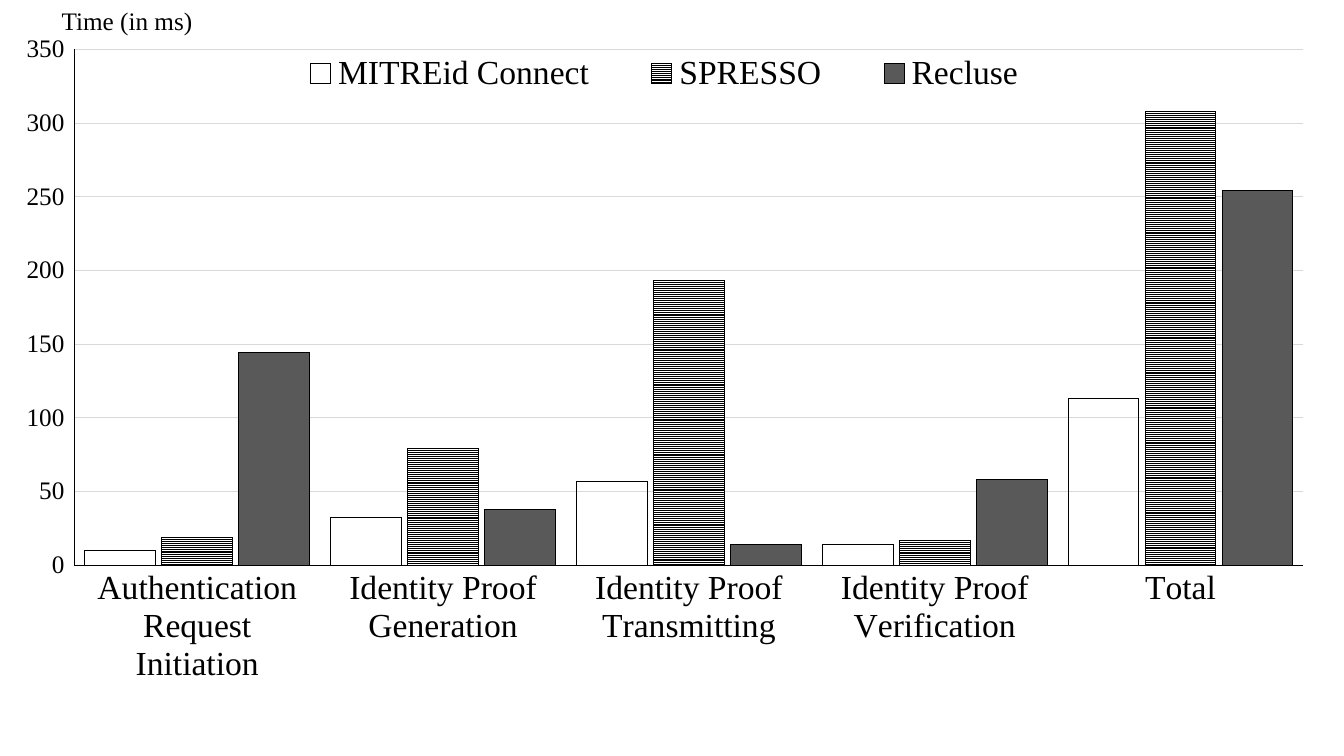
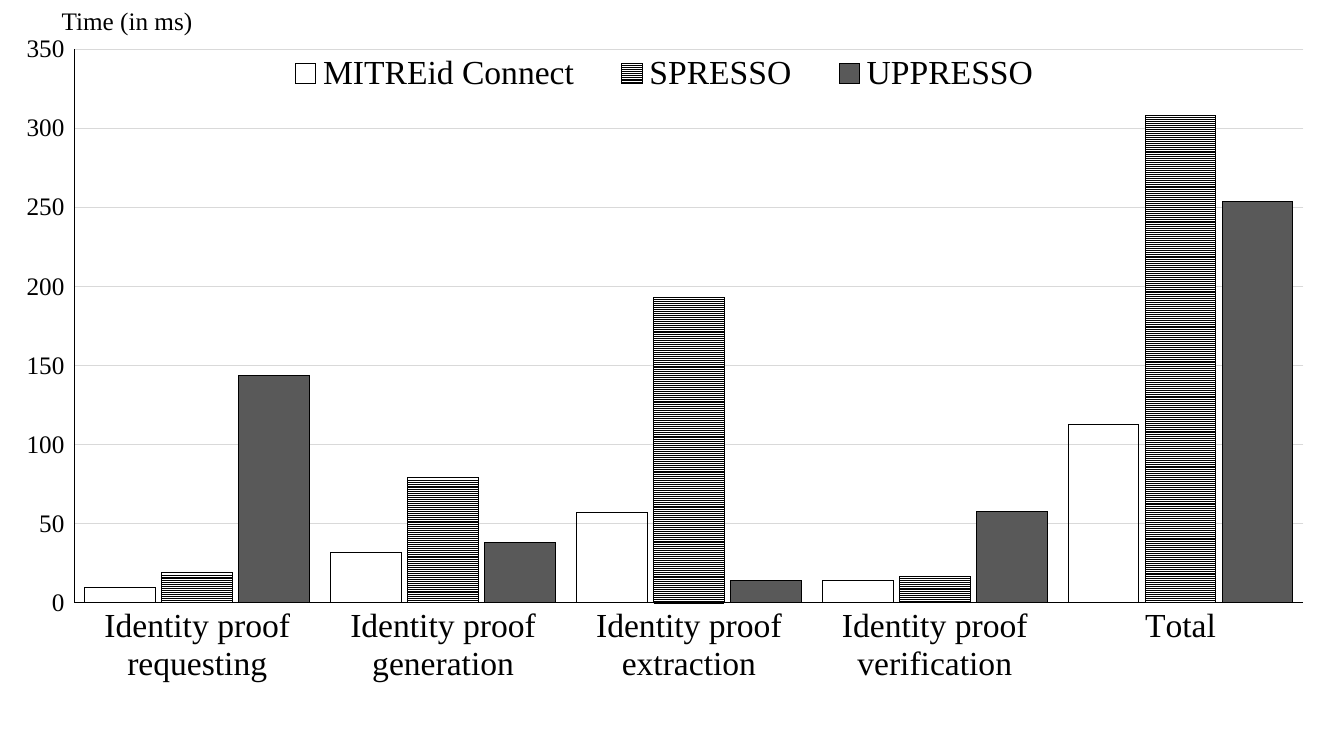
Before and after one commit to cqguo/OIDC-latex, a slide deck: slide 1 of fig/evaluation2.pptx. Drawn at 1344x756 pixels with LibreOffice and Linux fonts; fonts in the diff are those of the drawing. Boxes give left, top, right and bottom in pixels: in the first picture for what was removed or moved away, otherwise in the second. Text is boxed around its words. In the diff, an @@ line names an element or a change of style, - is before the commit and + after.

```diff
--- a/fig/evaluation2.pptx
+++ b/fig/evaluation2.pptx
@@ column chart at (x1=0, y1=21, x2=1331, y2=756) @@
-categories: Authentication Request Initiation, Identity Proof Generation, Identity Proof Transmitting, Identity Proof Verification, Total
+categories: Identity proof requesting, Identity proof generation, Identity proof extraction, Identity proof verification, Total
-Recluse: 140, 40, 10, 60, 250
+UPPRESSO: 140, 40, 10, 60, 250
```
Also in this commit, not shown: 3 other files.
